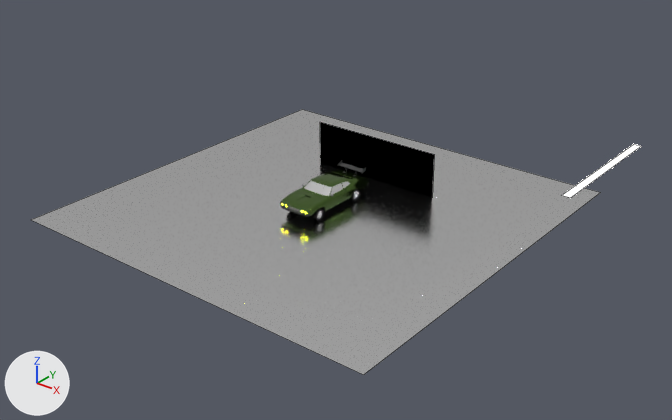
An edit to the Blender file Blender/clip.blend, drawn before and after from the same camera.
Rendered twice from a camera (50 mm lens) standing at (26.4, -32.1, 19.9) and looking at (1.6, -1.1, 0.7). Arrows for +X, +Y and +Z are at lower left; the lights stay in place. Mesh edges are drawn as thin lines on the coarser meshes. The same objects are shown in both versions, whatever each file hides.
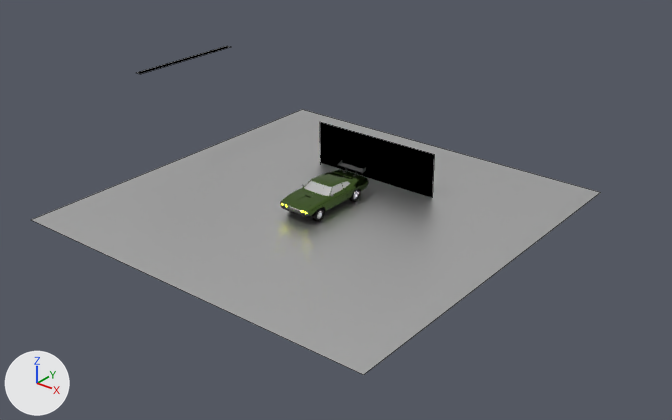
What changed in the scene script:
```text
Change mat_material:
    mat_material.strength: 30.0 -> 0.0
Change mat_material_003:
    where n1 = _N.new('ShaderNodeBsdfAnisotropic'); n1.name = 'Glossy BSDF'
    n1.inputs[1].default_value: 0.189 -> 0.447  # 'Roughness'
Change ob_plane_003:
    ob_plane_003.location: (13.57, 0.86, 5.33) -> (-10.3, 0.86, 5.33)
```

Location of each change, [x1, y1, x2, y2] in pixels of the pictures (672 x 420 px):
'Plane', surface changed (black to grey): [36, 150, 589, 299] in both
'Plane.003', surface changed, moved: before [563, 144, 641, 198]; after [137, 46, 231, 74]
